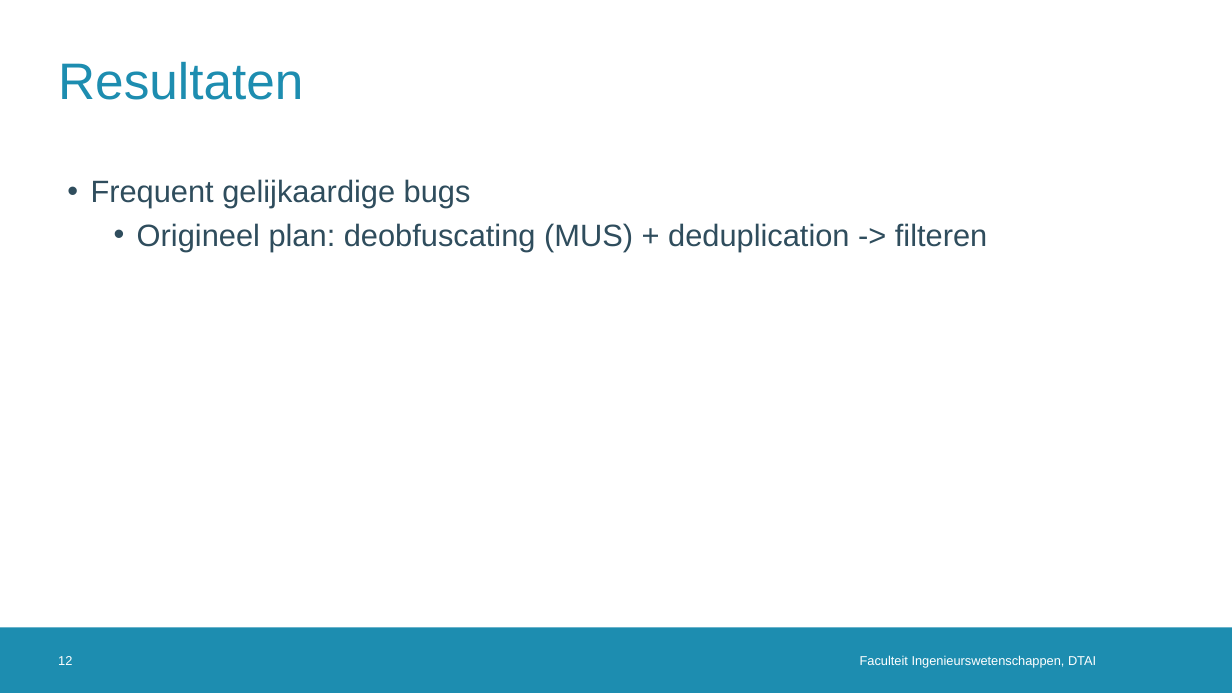
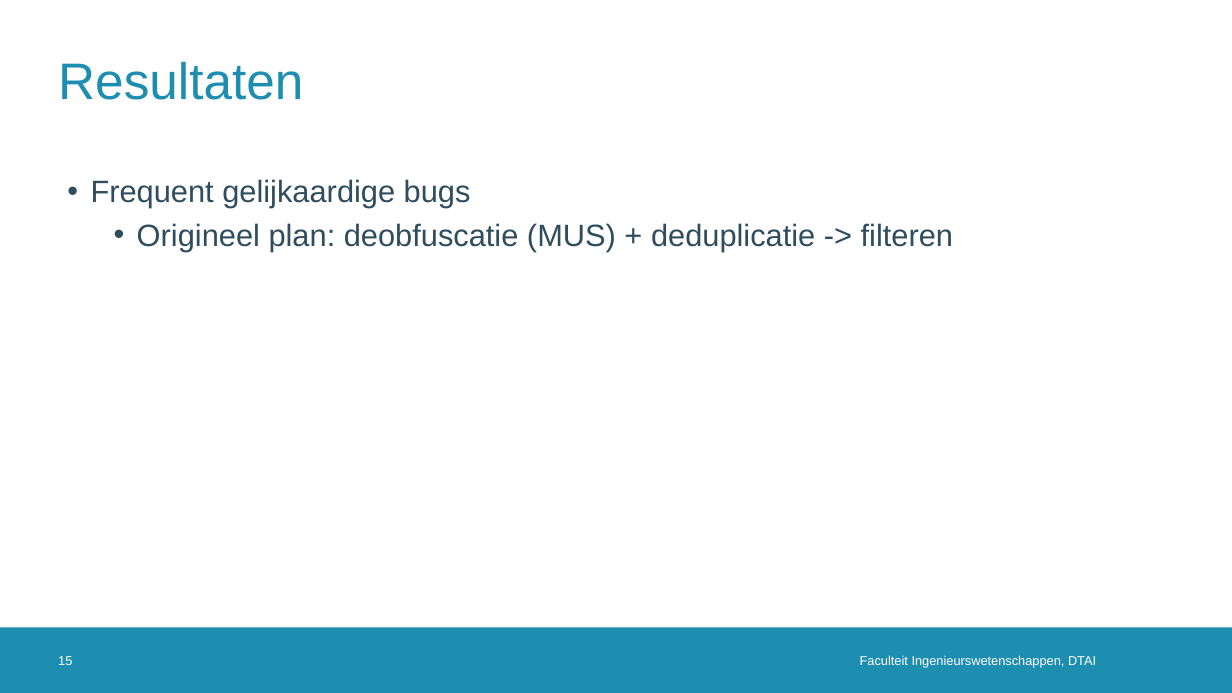
Before and after one commit to rubenkindt/Masterproef-paper-RubenKindt, a slide deck: slide 15 of Milestones/M3 december presentation/M3.pptx (slide 12 before the commit). Drawn at 1232x693 pixels with LibreOffice and Linux fonts; fonts in the diff are those of the drawing; background and template pictures are left out. Boxes give left, top, right and bottom in pixels: in the first picture for what was removed or moved away, otherwise in the second. Text is boxed around its words. In the diff, an @@ line names an element or a change of style, - is before the commit and + after.

```diff
--- a/Milestones/M3 december presentation/M3.pptx
+++ b/Milestones/M3 december presentation/M3.pptx
@@ text at box(137, 223, 953, 251): text changed @@
-  • Origineel plan: deobfuscating (MUS) + deduplication -> filteren
+  • Origineel plan: deobfuscatie (MUS) + deduplicatie -> filteren
@@ page number at box(58, 656, 72, 665): text changed @@
-12
+15
```
Also in this commit, not shown: 9 other slides changed, 5 slides added, 16 other files.
